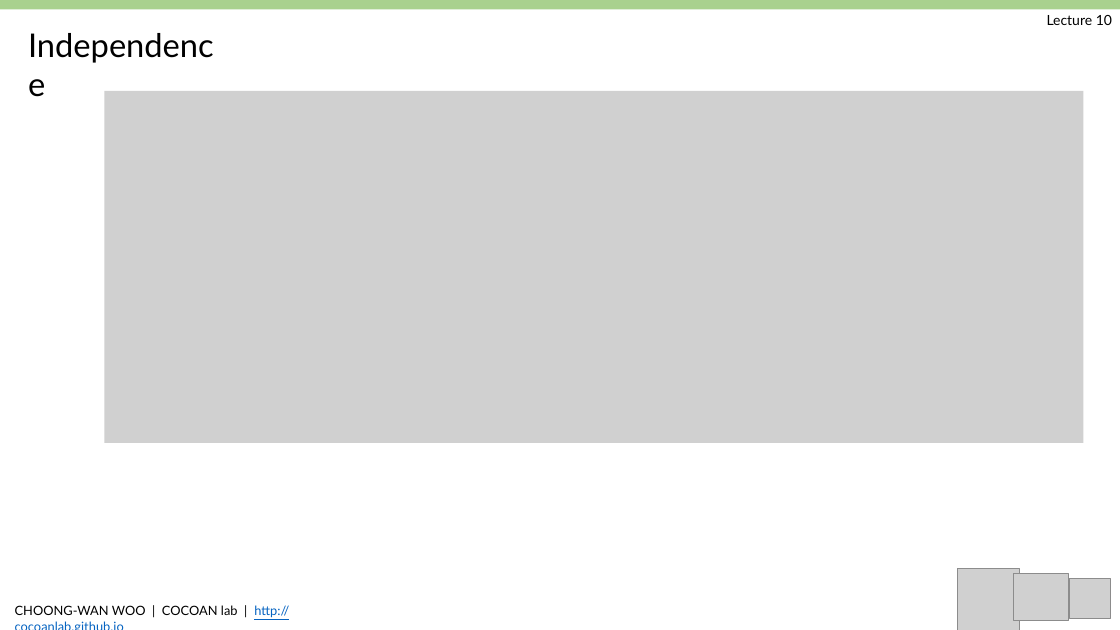
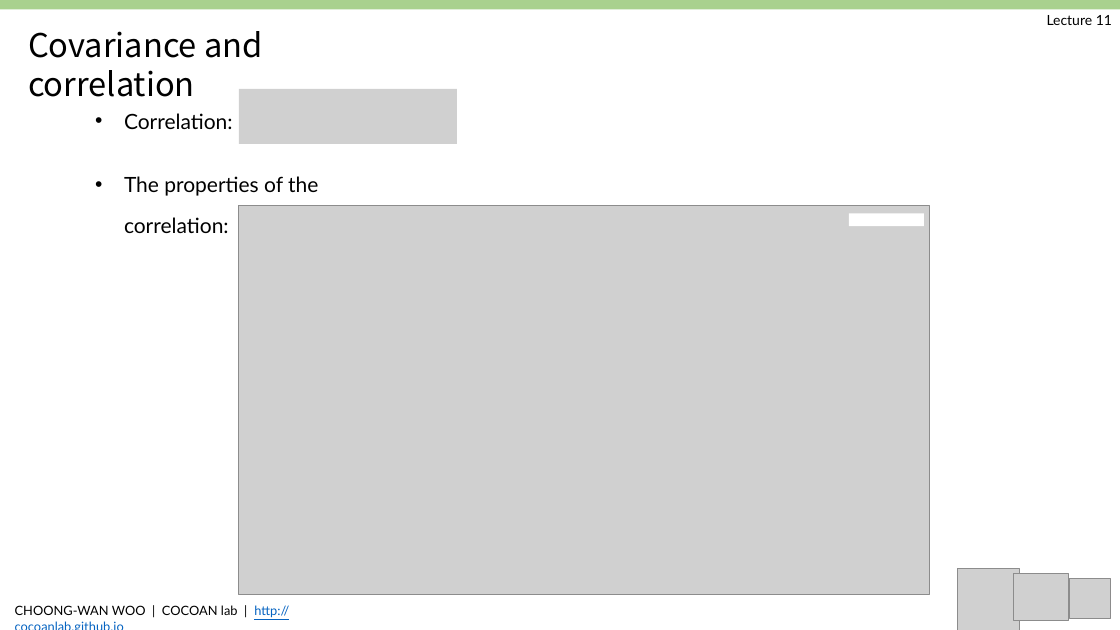
Before and after one commit to jun-hyeok/GBE3037-41_BME-Probability-and-Stability_2019Spring, a slide deck: slide 9 of slides/Woo_GBE3037_L10.pptx. Drawn at 1120x630 pixels with LibreOffice and Linux fonts; fonts in the diff are those of the drawing; grey boxes stand for pictures. Boxes give left, top, right and bottom in pixels: in the first picture for what was removed or moved away, otherwise in the second. Text is boxed around its words. In the diff, an @@ line names an element or a change of style, - is before the commit and + after.

```diff
--- a/slides/Woo_GBE3037_L10.pptx
+++ b/slides/Woo_GBE3037_L10.pptx
@@ text at (x1=1047, y1=15, x2=1112, y2=25): text changed @@
-Lecture 10
+Lecture 11
@@ text at (x1=28, y1=31, x2=263, y2=97): text changed; font Lato to Noto Sans CJK KR @@
-Independence
+Covariance and correlation
@@ picture added at (x1=239, y1=89, x2=457, y2=145) @@
@@ picture removed at (x1=104, y1=91, x2=1084, y2=443) @@
@@ text added at (x1=124, y1=113, x2=318, y2=233), 18 pt, text #000000 @@
+• Correlation:
+• The properties of the correlation:
@@ picture added at (x1=239, y1=206, x2=929, y2=595) @@
@@ rectangle added at (x1=849, y1=213, x2=924, y2=226), fill #FFFFFF @@
```
Also in this commit, not shown: 8 other slides changed, 1 slide added, 5 slides removed, 13 other files.
